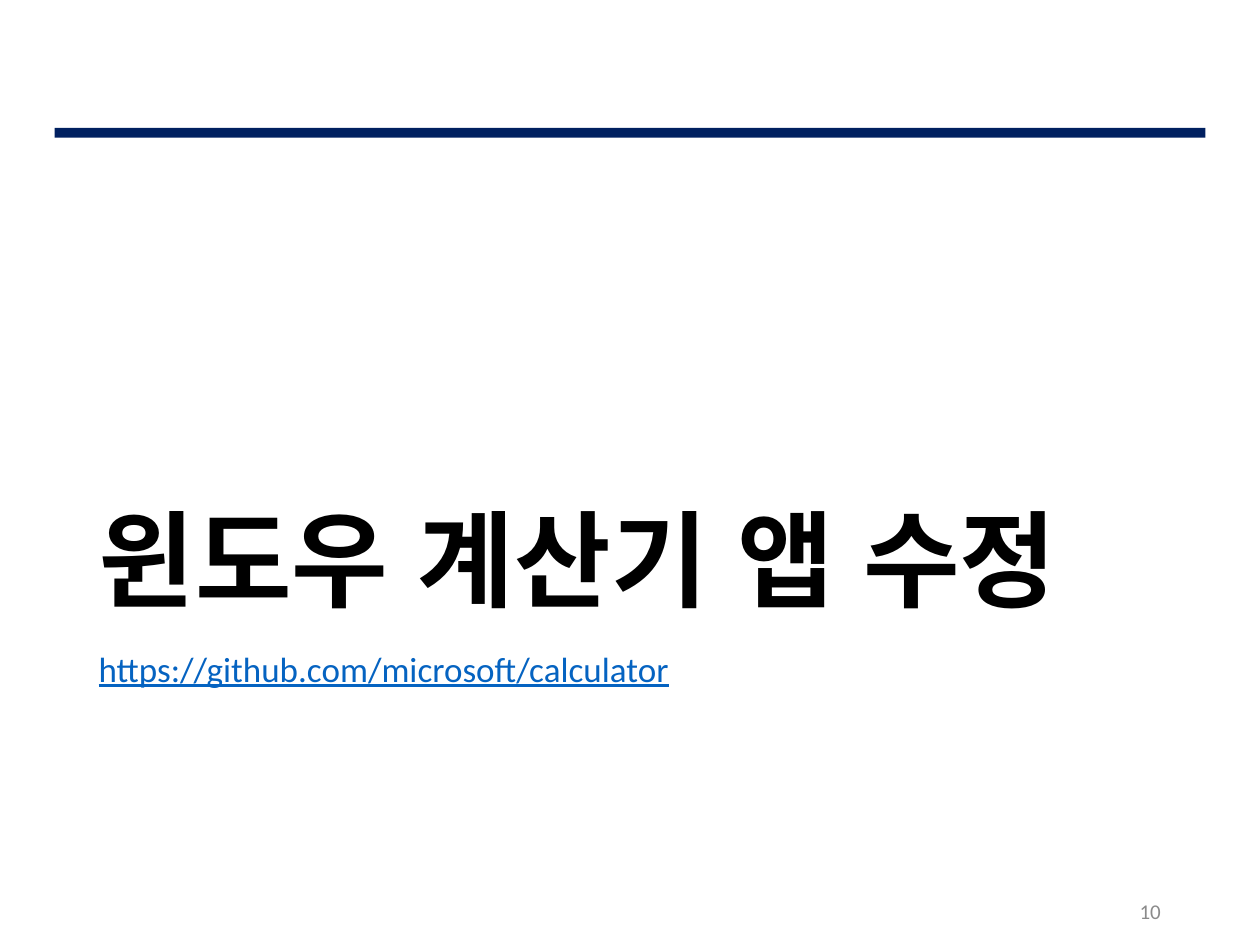
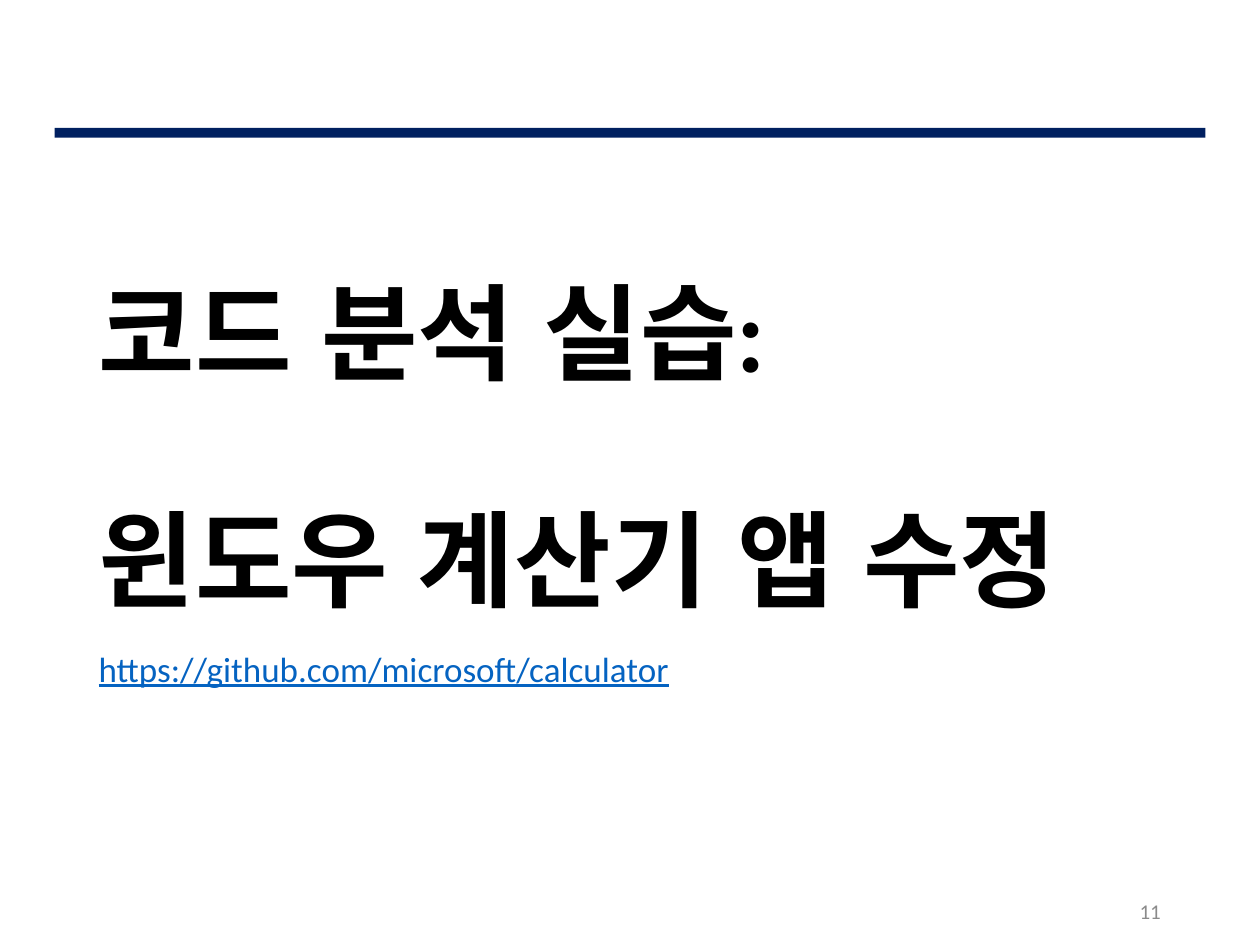
Before and after one commit to JBNU-JEduTools/osscourse, a slide deck: slide 11 of Slides 2020/8. 코드 분석 1.pptx (slide 10 before the commit). Drawn at 1260x945 pixels with LibreOffice and Linux fonts; fonts in the diff are those of the drawing; background and template pictures are left out. Boxes give left, top, right and bottom in pixels: in the first picture for what was removed or moved away, otherwise in the second. Text is boxed around its words. In the diff, an @@ line names an element or a change of style, - is before the commit and + after.

Commit message:
수정 파일들, docs 폴더 생성

```diff
--- a/Slides 2020/8. 코드 분석 1.pptx
+++ b/Slides 2020/8. 코드 분석 1.pptx
@@ title at [99, 284, 1056, 609]: text changed @@
-윈도우 계산기 앱 수정
+코드 분석 실습:
+윈도우 계산기 앱 수정
@@ page number at [1140, 905, 1161, 919]: text changed @@
-10
+11
```
Also in this commit, not shown: 9 other slides changed, 1 slide added, 1 slide removed, 10 other files.
